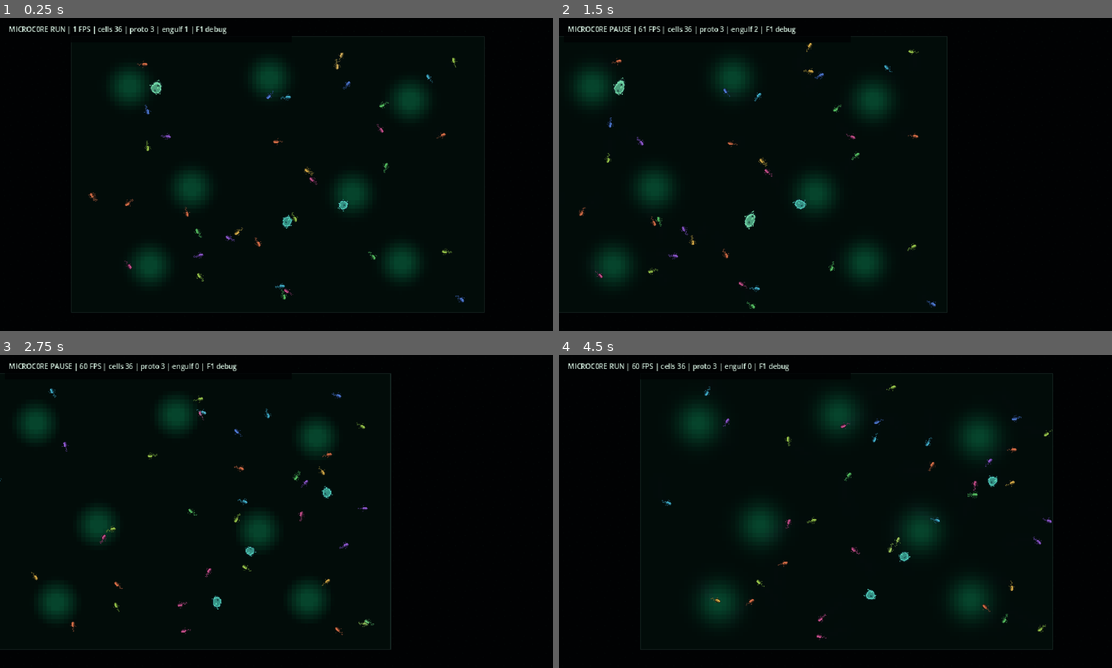
Above: before the commit, frames 1-4 (two rows, left to right).
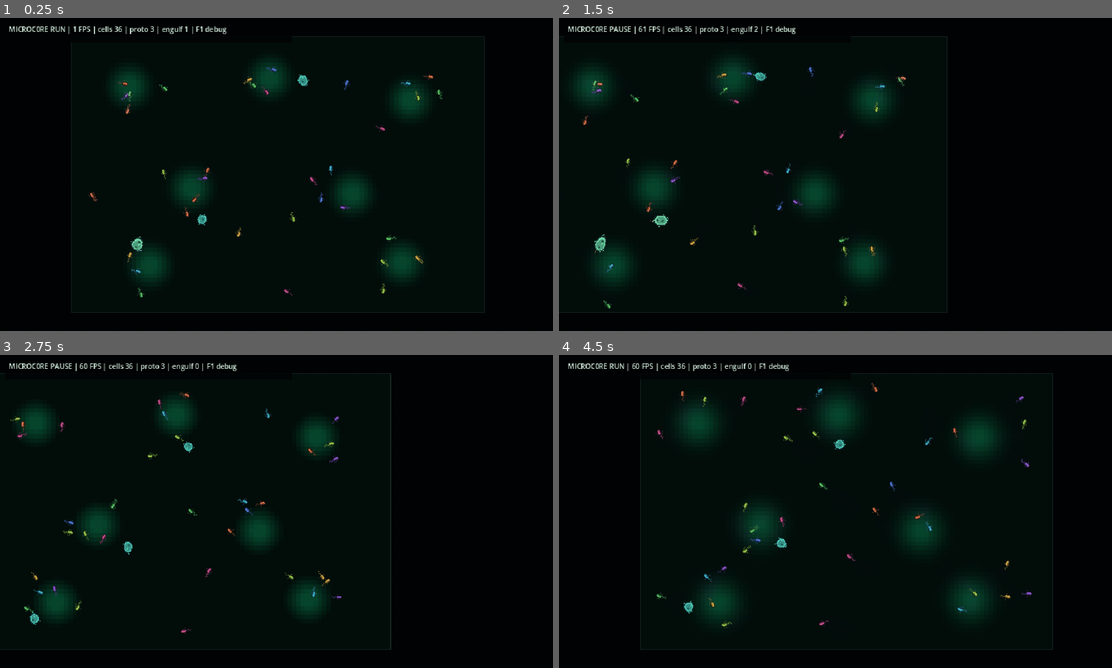
Above: after the commit, the same moments.

Repository: Rzbck/MicroC0re
Game: Godot game, scene res://src/app/main.tscn
The game is run twice, just before and just after one commit, with the same random seed, the same clock (stepped at 60 frames per second) and the same inputs.
Inputs (mouse positions are in pixels of both pictures, inside the frame that each line leads up to):
- Up to frame 1 (0.25 s): no input
- Up to frame 2 (1.5 s): tap Enter at 0.5 s; move the mouse to (957, 158) at 0.52 s; hold D 0.53-1.25 s; tap F at 0.6 s; click (957, 158) at 0.67 s; tap Space at 0.77 s; drag from (724, 190) to (807, 237) at 1.27 s
- Up to frame 3 (2.75 s): move the mouse to (331, 442) at 2.02 s; hold D from 2.03 s (still down); tap N at 2.1 s
- Up to frame 4 (4.5 s): release D at 2.75 s; drag from (807, 574) to (669, 464) at 2.77 s; move the mouse to (1001, 558) at 3.52 s; hold A 3.53-4.25 s; tap 2 at 3.6 s; tap Space at 3.77 s; drag from (669, 464) to (752, 433) at 4.27 s

The runs differ from the first frame. In frame 1, 1.3% of the frame differs, in the area x 16-85%, y 11-91%; in frame 2, 1.4%; in frame 3, 1.1%; in frame 4, 1.4%, in the area x 17-90%, y 8-92%.

Commit message:
sim: seed ecological patches for immediate competition and hunting

Diff:
--- a/src/simulation/petri_simulation.gd
+++ b/src/simulation/petri_simulation.gd
@@ -131,10 +131,23 @@
 
 	for _i in range(maxi(0, count)):
 		var margin: float = 8.0
-		var position := Vector2(
-			rng.randf_range(margin, world_size.x - margin),
-			rng.randf_range(margin, world_size.y - margin)
-		)
+		var position: Vector2
+
+		# Seed most founders in loose patches around food sources. This creates
+		# observable competition/contact immediately instead of a uniformly
+		# sparse screen, while keeping some explorers in the background.
+		if _i % 4 != 0 and not nutrient_sources.is_empty():
+			var source: Vector2 = nutrient_sources[_i % nutrient_sources.size()]
+			var radius: float = rng.randf_range(4.0, 14.0)
+			var theta: float = rng.randf_range(-PI, PI)
+			position = source + Vector2.RIGHT.rotated(theta) * radius
+			position.x = clampf(position.x, margin, world_size.x - margin)
+			position.y = clampf(position.y, margin, world_size.y - margin)
+		else:
+			position = Vector2(
+				rng.randf_range(margin, world_size.x - margin),
+				rng.randf_range(margin, world_size.y - margin)
+			)
 		var cell: Variant = BacteriumScript.new(
 			_allocate_id(),
 			position,
@@ -150,9 +163,23 @@
 	# they chase nearby bacteria and engulf them with a staged deformation.
 	for proto_index in range(3):
 		var proto_margin: float = 14.0
-		var proto_position := Vector2(
-			rng.randf_range(proto_margin, world_size.x - proto_margin),
-			rng.randf_range(proto_margin, world_size.y - proto_margin)
+		var proto_source: Vector2 = nutrient_sources[
+			(proto_index * 2 + 1) % nutrient_sources.size()
+		]
+		var proto_position: Vector2 = (
+			proto_source
+			+ Vector2.RIGHT.rotated(rng.randf_range(-PI, PI))
+			* rng.randf_range(10.0, 18.0)
+		)
+		proto_position.x = clampf(
+			proto_position.x,
+			proto_margin,
+			world_size.x - proto_margin
+		)
+		proto_position.y = clampf(
+			proto_position.y,
+			proto_margin,
+			world_size.y - proto_margin
 		)
 		var proto: Variant = ProtozoanScript.new(
 			_allocate_id(),
